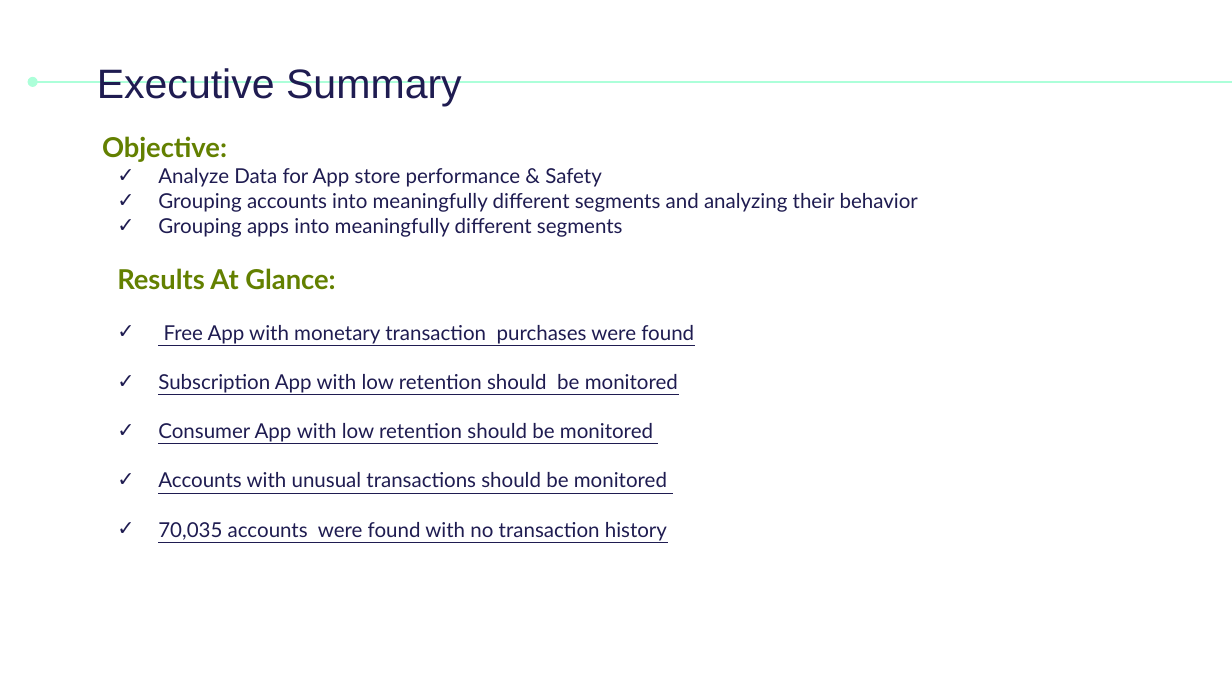
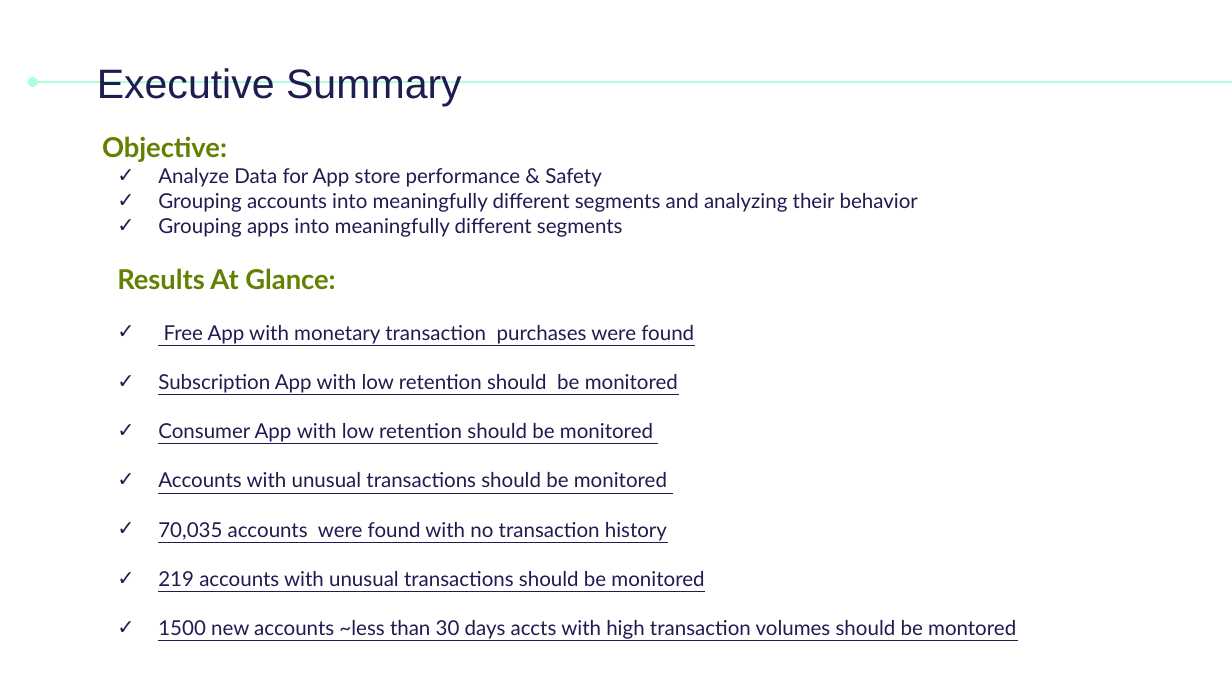
Before and after one commit to amanbokaro/Apple, a slide deck: slide 2 of Apple_Trust_and_Safety (1).pptx. Drawn at 1232x693 pixels with LibreOffice and Linux fonts; fonts in the diff are those of the drawing. Boxes give left, top, right and bottom in pixels: in the first picture for what was removed or moved away, otherwise in the second. Text is boxed around its words. In the diff, an @@ line names an element or a change of style, - is before the commit and + after.

```diff
--- a/Apple_Trust_and_Safety (1).pptx
+++ b/Apple_Trust_and_Safety (1).pptx
@@ text at box(158, 571, 1016, 639): paragraphs added @@
+✓ 219 accounts with unusual transactions should be monitored
+✓ 1500 new accounts ~less than 30 days accts with high transaction volumes should be montored
```
